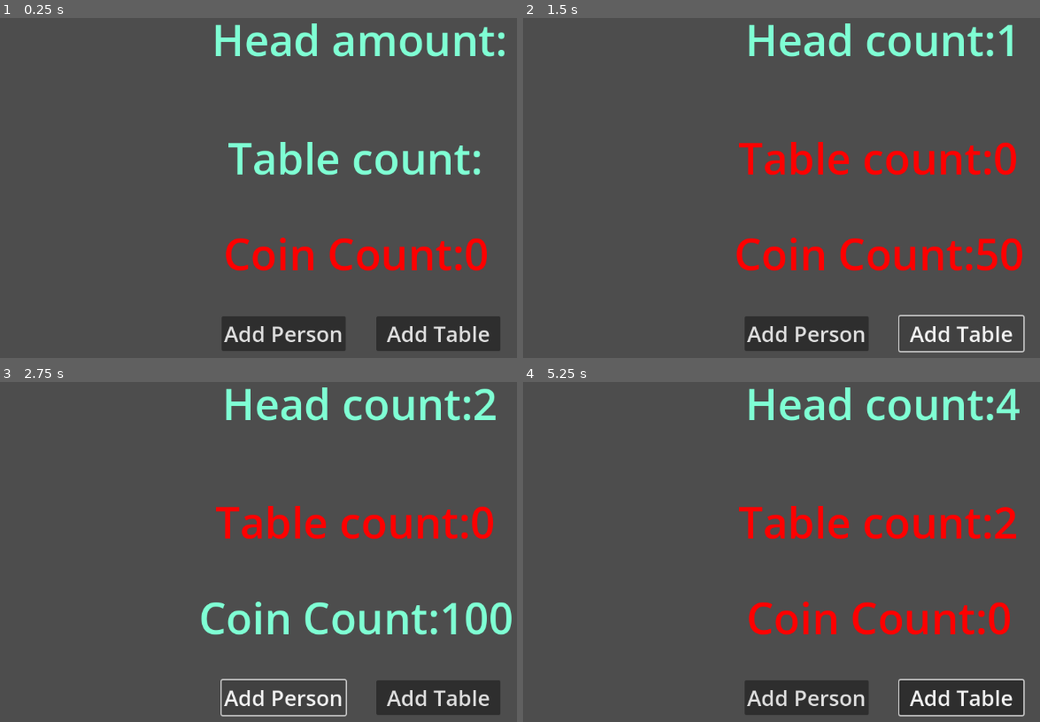
Above: before the commit, frames 1-4 (two rows, left to right).
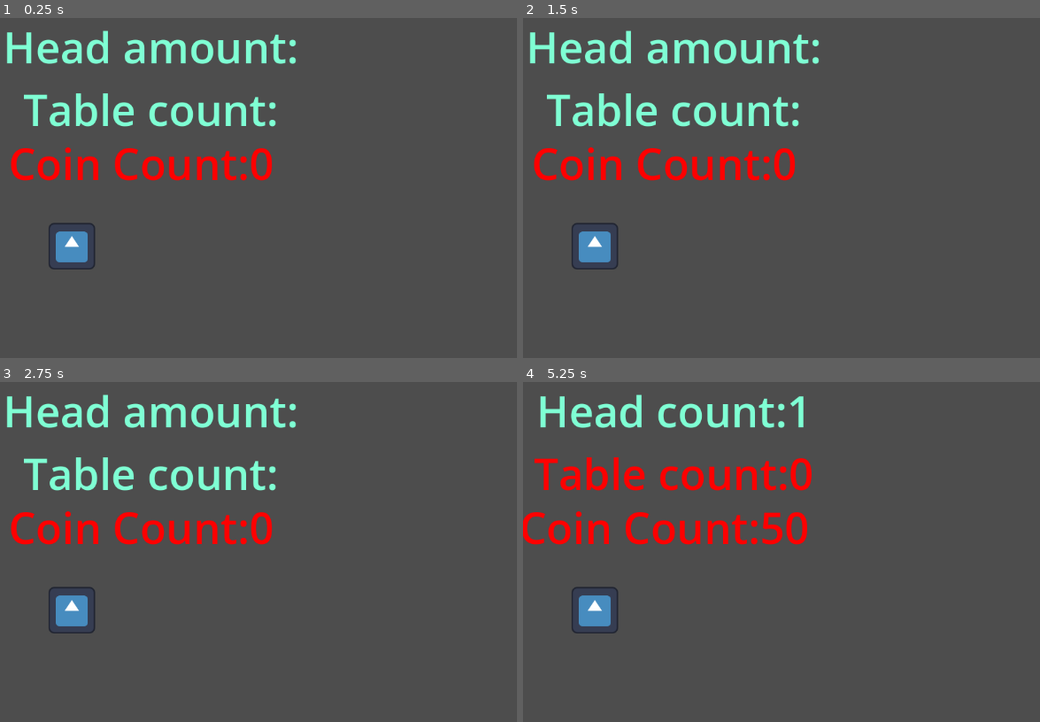
Above: after the commit, the same moments.

Repository: barrettab456/Event-Simulation
Game: Godot game, scene res://main.tscn
Same seed, same stepped clock (60 frames per second), same inputs: the game is played once before the commit and once after it. The engine's default icon, where the game draws it, is replaced by a stand-in: a white triangle on a blue panel in a dark square.
Inputs (mouse positions are in pixels of both pictures, inside the frame that each line leads up to):
- Up to frame 1 (0.25 s): no input
- Up to frame 2 (1.5 s): click (807, 334) at 0.5 s, where only the run before the commit has a clickable "Add Person"; click (962, 334) at 1.25 s, where only the run before the commit has a clickable "Add Table"
- Up to frame 3 (2.75 s): click (284, 698) at 2 s, where only the run before the commit has a clickable "Add Person"
- Up to frame 4 (5.25 s): click (962, 698) at 2.75 s, where only the run before the commit has a clickable "Add Table"; click (807, 698) at 3.5 s, where only the run before the commit has a clickable "Add Person"; click (962, 698) at 4.25 s, where only the run before the commit has a clickable "Add Table"; tap Enter (add_table) at 5 s; move the mouse to (1034, 552) at 5.02 s; hold Space (add_person) from 5.03 s (still down); click (1034, 552) at 5.17 s

The runs differ from the first frame. In frame 1, 16% of the frame differs, in the area x 1-98%, y 1-98%; in frame 2, 14%; in frame 3, 15%; in frame 4, 16%, in the area x 0-98%, y 1-99%.

Commit message:
fix table

Diff:
--- a/main.gd
+++ b/main.gd
@@ -1,3 +1,5 @@
+#to get tables to go up (enter)
+#to get guests up (space)
 extends Node
 
 var coins = 0
@@ -23,6 +25,7 @@
 
 func new_guest():
 	guests += 1
+	#guest_list.add($guest.new)
 	coins += $guest.ticket_price
 	sufficient_funds()
 	update_hud()
@@ -31,6 +34,7 @@
 	if enough_funds == true:
 		tables += 1
 		coins -= 100
+	#tables_with_seats.add(table())
 	sufficient_funds()
 	update_hud()
 
@@ -42,17 +46,12 @@
 		$coin_count.modulate = Color.AQUAMARINE
 		enough_funds = true
 
+
 func update_hud():
 	$coin_count.text = "Coin Count:" + str(coins)
 	$head_count.text = "Head count:" + str(guests)
 	$table_count.text = "Table count:" + str(tables)
-	if tables < guests*4:
+	if tables * 4 < guests:
 		$table_count.modulate = Color.RED
 	else:
 		$table_count.modulate = Color.AQUAMARINE
-
-func _on_add_person_pressed() -> void:
-	new_guest()
-
-func _on_add_table_pressed() -> void:
-	new_table()
--- a/main.tscn
+++ b/main.tscn
@@ -1,52 +1,36 @@
-[gd_scene load_steps=4 format=3 uid="uid://bueaoq2xny5pj"]
+[gd_scene load_steps=5 format=3 uid="uid://bueaoq2xny5pj"]
 
 [ext_resource type="Script" uid="uid://dtsnjoyjmny53" path="res://main.gd" id="1_ig7tw"]
 [ext_resource type="Script" uid="uid://ggba6tammjjl" path="res://guest.gd" id="2_0xm2m"]
+[ext_resource type="Texture2D" uid="uid://ctincokuqnkx1" path="res://icon.svg" id="3_1bvp3"]
 [ext_resource type="Script" uid="uid://ol5uqrrqnsqb" path="res://table.gd" id="3_h2yge"]
 
 [node name="Main" type="Node"]
 script = ExtResource("1_ig7tw")
 
 [node name="coin_count" type="Label" parent="."]
-offset_left = 15.0
-offset_top = 349.0
-offset_right = 1145.0
-offset_bottom = 524.0
+offset_left = -335.0
+offset_top = 202.0
+offset_right = 795.0
+offset_bottom = 377.0
 theme_override_font_sizes/font_size = 70
 text = "Coin Count: #"
 horizontal_alignment = 1
 
-[node name="add_guest" type="Button" parent="."]
-offset_left = 361.0
-offset_top = 499.0
-offset_right = 563.0
-offset_bottom = 556.0
-theme_override_colors/icon_hover_pressed_color = Color(1, 1, 1, 1)
-theme_override_font_sizes/font_size = 35
-text = "Add Person"
-
-[node name="add_table" type="Button" parent="."]
-offset_left = 613.0
-offset_top = 499.0
-offset_right = 815.0
-offset_bottom = 556.0
-theme_override_colors/icon_hover_pressed_color = Color(1, 1, 1, 1)
-theme_override_font_sizes/font_size = 35
-text = "Add Table"
-
 [node name="head_count" type="Label" parent="."]
-offset_left = 19.0
-offset_right = 1153.0
-offset_bottom = 246.0
+offset_left = -321.0
+offset_top = 12.0
+offset_right = 813.0
+offset_bottom = 258.0
 theme_override_font_sizes/font_size = 70
 text = "Head Count: #"
 horizontal_alignment = 1
 
 [node name="table_count" type="Label" parent="."]
-offset_left = 11.0
-offset_top = 193.0
-offset_right = 1147.0
-offset_bottom = 377.0
+offset_left = -322.0
+offset_top = 114.0
+offset_right = 814.0
+offset_bottom = 298.0
 theme_override_font_sizes/font_size = 70
 text = "Table Count: #"
 horizontal_alignment = 1
@@ -54,8 +38,10 @@
 [node name="guest" type="Node" parent="."]
 script = ExtResource("2_0xm2m")
 
+[node name="Sprite2D" type="Sprite2D" parent="guest"]
+position = Vector2(117, 385)
+scale = Vector2(0.59375, 0.59375)
+texture = ExtResource("3_1bvp3")
+
 [node name="table" type="Node" parent="."]
 script = ExtResource("3_h2yge")
-
-[connection signal="pressed" from="add_guest" to="." method="_on_add_person_pressed"]
-[connection signal="pressed" from="add_table" to="." method="_on_add_table_pressed"]
--- a/table.gd
+++ b/table.gd
@@ -1,7 +1,11 @@
 extends Node
 
 var max_capacity = 4
-var capacity = 4
+var seated_guests = 0
+
+func has_space():
+	return seated_guests < max_capacity
 
 func sit_guest():
-	capacity -= 1
+	if has_space():
+		seated_guests+=1
